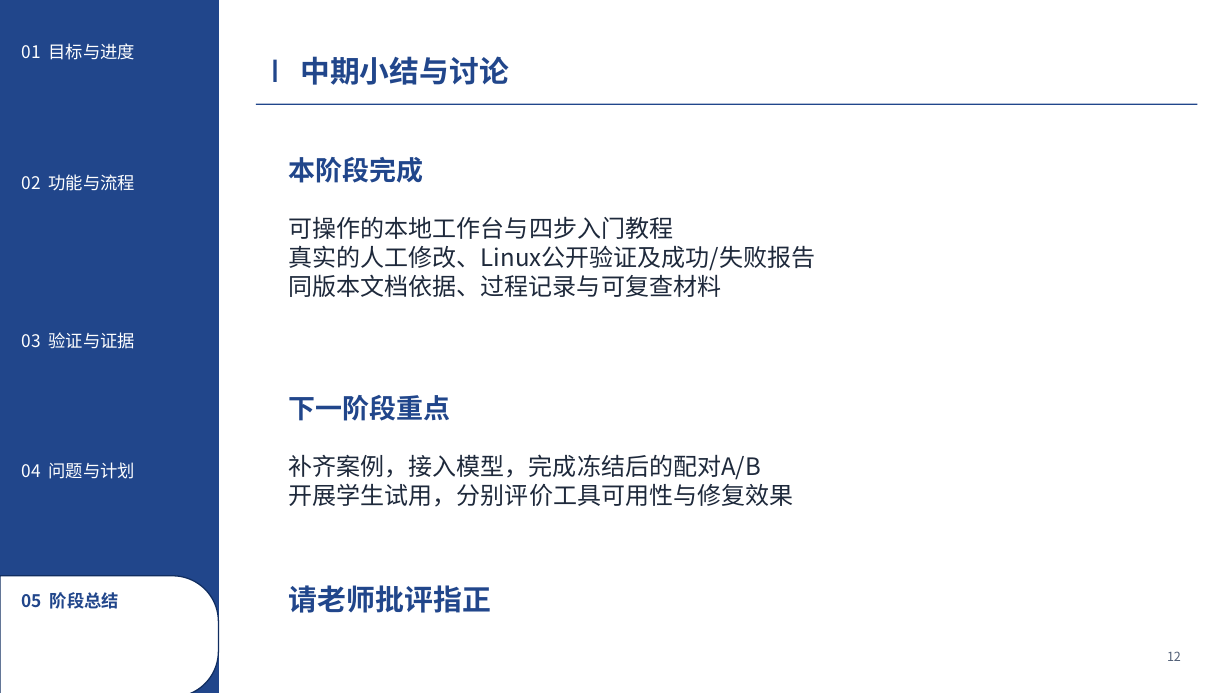
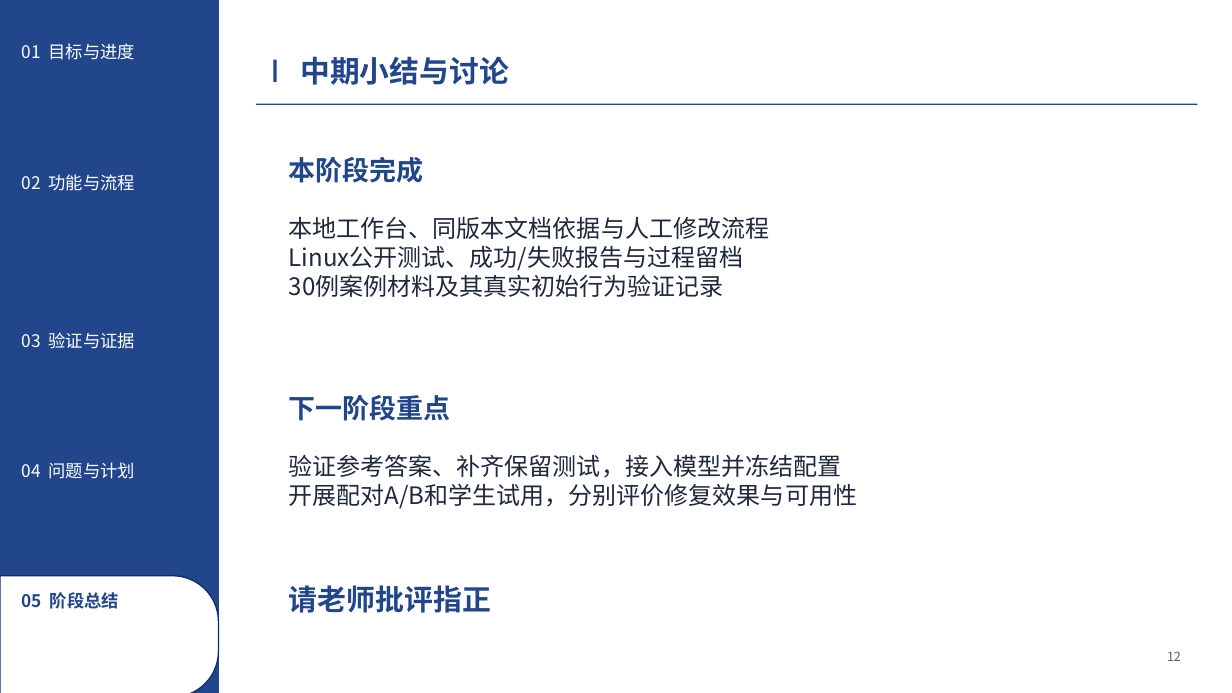
Before and after one commit to Frank72316/cangjie-code-doctor, a slide deck: slide 12 of docs/midterm-defense.pptx. Drawn at 1232x693 pixels with LibreOffice and Linux fonts; fonts in the diff are those of the drawing. Boxes give left, top, right and bottom in pixels: in the first picture for what was removed or moved away, otherwise in the second. Text is boxed around its words. In the diff, an @@ line names an element or a change of style, - is before the commit and + after.

```diff
--- a/docs/midterm-defense.pptx
+++ b/docs/midterm-defense.pptx
@@ text at (x1=289, y1=216, x2=769, y2=297): text changed @@
-可操作的本地工作台与四步入门教程
-真实的人工修改、Linux公开验证及成功/失败报告
-同版本文档依据、过程记录与可复查材料
+本地工作台、同版本文档依据与人工修改流程
+Linux公开测试、成功/失败报告与过程留档
+30例案例材料及其真实初始行为验证记录
@@ text at (x1=289, y1=454, x2=857, y2=509): text changed @@
-补齐案例，接入模型，完成冻结后的配对A/B
-开展学生试用，分别评价工具可用性与修复效果
+验证参考答案、补齐保留测试，接入模型并冻结配置
+开展配对A/B和学生试用，分别评价修复效果与可用性
```
Also in this commit, not shown: 4 other slides changed, 1 slide added, 1 slide removed, 2 other files.
